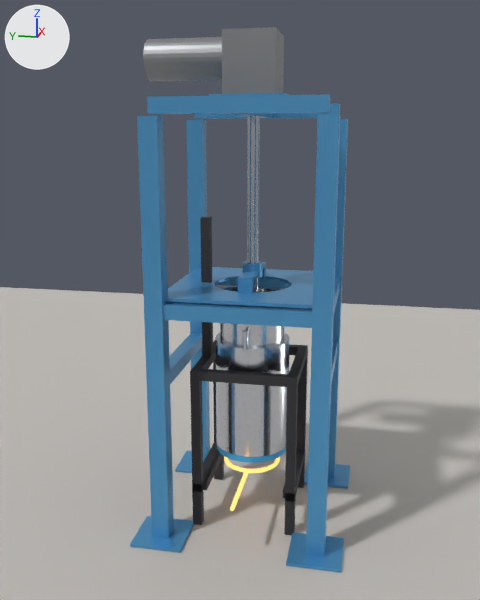
One commit to the glTF model output_blender/prototipo_2_30kg.glb: the scene before it, then after it.
The view is the same before and after, from a camera (50 mm lens) standing at (-2.78, -0.5, 1.68) and looking at (-0.03, 0.05, 0.99). Every picture has the same lights, and +X, +Y and +Z are marked at upper left. The picture after the commit comes second. Where no turn or scale is listed for an object, it has been applied to the vertices. Vertices at exactly the same position are counted once.

The first picture shows '00_piso', '01_bastidor_EXISTENTE', '02_torre_NUEVA', '02b_torre_frente', '03_olla_interior', '04_camisa', '05_agua_camisa', '06_eje', '09_motorreductor', '10_apoyo_guia_eje', '11_quemador'.
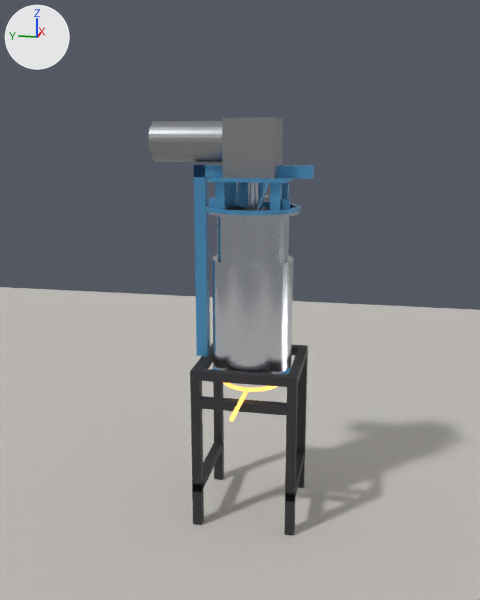
Location of each change, (x1, y1, x2, y2) in pixels of the pictures (480 x 600 px; the box of a moved part takes in the faces that stretch with it):
'02_torre_NUEVA', deleted (blue)
    before: (130, 94, 350, 573)
'01_bastidor_EXISTENTE', reshaped (39% shorter)
    before: (190, 217, 308, 535)
    after: (190, 343, 308, 536)
'06_camisa', added
    after: (212, 255, 293, 374)
'09_motorreductor', deleted
    before: (143, 27, 289, 96)
'04_camisa', deleted
    before: (215, 330, 290, 457)
'12_motorreductor', added
    after: (148, 117, 283, 179)
'05_olla_interior', added
    after: (207, 206, 299, 265)
'02_columna_reforzada', added
    after: (194, 165, 314, 356)
'03_collar_de_par', added (blue)
    after: (206, 177, 301, 215)
'06_eje', deleted
    before: (247, 116, 260, 292)
'03_olla_interior', deleted
    before: (220, 286, 285, 347)
'10_apoyo_guia_eje', deleted (blue)
    before: (238, 261, 266, 293)
'13_boca_carga', added
    after: (234, 182, 270, 210)
'11_quemador', deleted
    before: (224, 456, 280, 511)
'05_agua_camisa', deleted
    before: (217, 445, 286, 463)
'14_quemador', added
    after: (223, 382, 278, 422)
'09_eje', added
    after: (248, 183, 259, 211)
'02b_torre_frente', deleted
    before: (331, 278, 340, 384)
'04_topes_antigiro', added
    after: (209, 198, 290, 209)
'07_agua_camisa', added (mostly hidden)
    after: (214, 366, 291, 374)
part 1 of me_cube, deleted
    before: (203, 452, 223, 490)
part 2 of me_cube, moved or reshaped
    before: (200, 217, 213, 356)
    after: (199, 396, 287, 415)

Edits to the bpy script that builds the scene:
```text
Change me_cube:
    remove me_cube.from_pydata(...)  # 84 vertices, 156 faces; spans x -0.225..0.225, y -0.225..0.225, z 0.0..1.34
    add me_cube.from_pydata(...)  # 76 vertices, 144 faces; spans x -0.23..0.23, y -0.225..0.225, z 0.0..0.72
    me_cube part 1: the loose piece of 8 vertices spanning x -0.185..0.185, y 0.17..0.21, z 0.15..0.19 is deleted
    me_cube part 2
    6 vertices are removed from x -0.02..0.02, y 0.185..0.225, z 0.72..1.34
    12 faces are deleted
    2 vertices move from x -0.02..0.02, y 0.225, z 0.72 to x -0.23..-0.19, y 0.185, z 0.557
    6 vertices are added at (-0.23, -0.185, 0.557), (-0.23, -0.185, 0.597), (-0.23, 0.185, 0.597), (-0.19, -0.185, 0.557), (-0.19, -0.185, 0.597), (-0.19, 0.185, 0.597)
    12 new faces join them
    other edits to the shape of me_cube do not show in these pictures
Remove ob_02_torre_nueva:
    ob_02_torre_nueva = bpy.data.objects.new('02_torre_NUEVA', me_cube_013)
Remove ob_02b_torre_frente:
    ob_02b_torre_frente = bpy.data.objects.new('02b_torre_frente', me_cube_025)
Remove ob_03_olla_interior:
    ob_03_olla_interior = bpy.data.objects.new('03_olla_interior', me_cylinder_001)
Remove ob_04_camisa:
    ob_04_camisa = bpy.data.objects.new('04_camisa', me_cylinder_006)
Remove ob_05_agua_camisa:
    ob_05_agua_camisa = bpy.data.objects.new('05_agua_camisa', me_cylinder_013)
Remove ob_06_eje:
    ob_06_eje = bpy.data.objects.new('06_eje', me_cylinder_017)
Remove ob_09_motorreductor:
    ob_09_motorreductor = bpy.data.objects.new('09_motorreductor', me_cube_039)
Remove ob_10_apoyo_guia_eje:
    ob_10_apoyo_guia_eje = bpy.data.objects.new('10_apoyo_guia_eje', me_cube_041)
Remove ob_11_quemador:
    ob_11_quemador = bpy.data.objects.new('11_quemador', me_torus)
Add ob_14_quemador:
    ob_14_quemador = bpy.data.objects.new('14_quemador', me_torus_1)  # a torus around z (ring radius 0.125, tube radius 0.009) spanning x -0.134..0.134, y -0.134..0.134, z -0.009..0.009; a 16-sided cylinder along x spanning x -0.445..-0.125, y -0.009..0.009, z -0.009..0.009; in mat_quemador (orange #f9ad59, glowing orange #ffb15b)
    ob_14_quemador.location = (0.0, 0.0, 0.617)
Add ob_13_boca_carga:
    ob_13_boca_carga = bpy.data.objects.new('13_boca_carga', me_cylinder_021)  # 96 vertices, 184 faces; spans x -0.06..0.06, y -0.097..0.097, z -0.142..0.142; in mat_torre_nueva (blue #559ece), mat_inox_304 (light grey #ced3da)
    ob_13_boca_carga.location = (0.075, 0.0, 1.506)
Add ob_12_motorreductor:
    ob_12_motorreductor = bpy.data.objects.new('12_motorreductor', me_cube_026)  # a box spanning x -0.115..0.115, y -0.105..0.105, z 1.514..1.749; a 32-sided cylinder along y spanning x -0.082..0.082, y 0.105..0.425, z 1.572..1.738; in mat_motorreductor (grey #909395)
    ob_12_motorreductor.location = (0.0, 0.0, 0.0)
Add ob_09_eje:
    ob_09_eje = bpy.data.objects.new('09_eje', me_cylinder_017_1)  # 64 vertices, 124 faces; spans x -0.022..0.022, y -0.022..0.022, z -0.403..0.403; in mat_cinta_inox (white #dadee5)
    ob_09_eje.location = (0.0, 0.0, 1.141)
Add ob_07_agua_camisa:
    ob_07_agua_camisa = bpy.data.objects.new('07_agua_camisa', me_cylinder_013_1)  # 384 vertices, 764 faces; spans x -0.171..0.171, y -0.171..0.171, z -0.245..0.22; in mat_agua_camisa (blue #3fa6dd)
    ob_07_agua_camisa.location = (0.0, 0.0, 0.917)
Add ob_06_camisa:
    ob_06_camisa = bpy.data.objects.new('06_camisa', me_cylinder_007)  # 560 vertices, 1337 faces; spans x -0.174..0.187, y -0.174..0.174, z -0.237..0.345; in mat_inox_304 (light grey #ced3da)
    ob_06_camisa.location = (0.0, 0.0, 0.932)
Add ob_05_olla_interior:
    ob_05_olla_interior = bpy.data.objects.new('05_olla_interior', me_cylinder_002)  # 576 vertices, 1276 faces; spans x -0.194..0.194, y -0.194..0.194, z -0.327..0.325; in mat_inox_304 (light grey #ced3da)
    ob_05_olla_interior.location = (0.0, 0.0, 1.051)
Add ob_04_topes_antigiro:
    ob_04_topes_antigiro = bpy.data.objects.new('04_topes_antigiro', me_cube_019)  # a box spanning x 0.162..0.19, y -0.014..0.014, z 1.376..1.43; a box spanning x -0.102..-0.074, y 0.138..0.166, z 1.376..1.43; a box spanning x -0.102..-0.074, y -0.166..-0.138, z 1.376..1.43; in mat_torre_nueva (blue #559ece)
    ob_04_topes_antigiro.location = (0.0, 0.0, 0.0)
Add ob_03_collar_de_par:
    ob_03_collar_de_par = bpy.data.objects.new('03_collar_de_par', me_cylinder)  # 296 vertices, 572 faces; spans x -0.2..0.2, y -0.2..0.2, z -0.008..0.13; in mat_torre_nueva (blue #559ece)
    ob_03_collar_de_par.location = (0.0, 0.0, 1.384)
Add ob_02_columna_reforzada:
    ob_02_columna_reforzada = bpy.data.objects.new('02_columna_reforzada', me_cube_012)  # 14 vertices, 24 faces; spans x -0.025..0.025, y -0.25..0.25, z 0.72..1.56; in mat_torre_nueva (blue #559ece)
    ob_02_columna_reforzada.location = (0.0, 0.0, 0.0)
```
